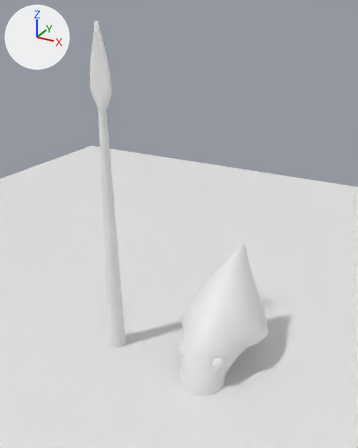
Before and after pictures for a commit that changed the Blender file VRPO/Assets/Resources/3D/Blend backups/Kraken_Boss.blend.
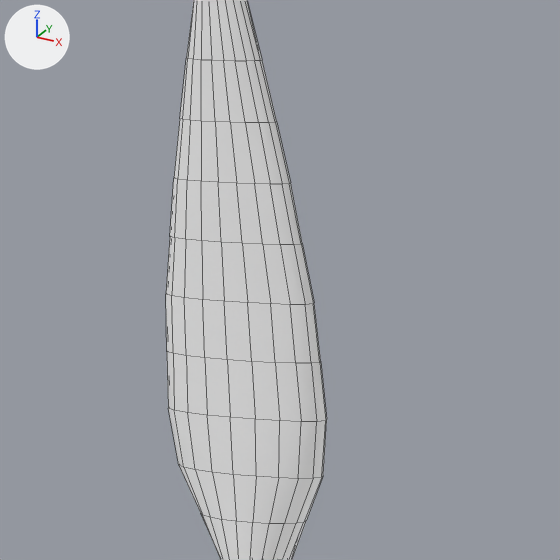
Each version is shown whole from a 50 mm lens placed at (18.4, -39.7, 37.1), pointed at (-4.8, 2.5, 16.0), then close up on the part from 19% to 40% of the width and 7% to 24% of the height. Every picture has the same lights, and +X, +Y and +Z are marked at upper left. The close-ups show mesh edges as thin lines.
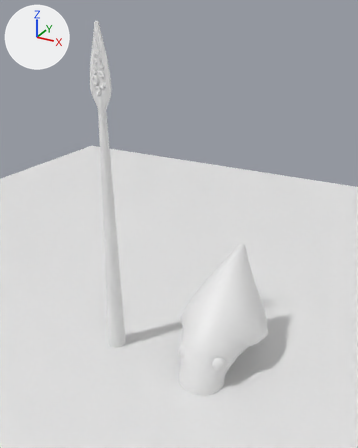
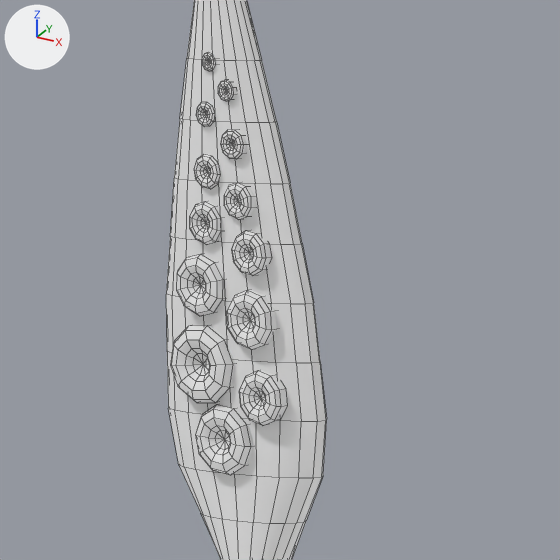
Commit message: Added suction cups to for the Kraken tentacles.

Boxes (x1, y1, x2, y2) around the edits, measured in the close-ups (560 x 560 px):
part 1 of me_sphere_002, built on: before (186, 120, 262, 244); after (170, 0, 288, 475)

The edits, one by one:
me_sphere_002 is used by ob_sphere_001; location (0.0, 0.0, 0.0); rotation (0.00384, 0.0, 0.0), in degrees (0.2, 0, 0).
me_sphere_002 had 609 vertices, 605 faces and spanned x -13.1..-10.6, y -1.3..0.9, z -2.3..35.9.
me_sphere_002 now has 1402 vertices, 1385 faces and spans x -13.1..-10.6, y -1.3..0.9, z -2.3..35.9.
me_sphere_002 part 1: 2 vertices moved within x -12.1..-11.5, y -0.5, z 32.8; 1 vertex removed from x -11.5, y 0.0, z 35.0; 794 vertices added at x -12.7..-11.0, y -0.7..-0.1, z 29.2..35.0.
